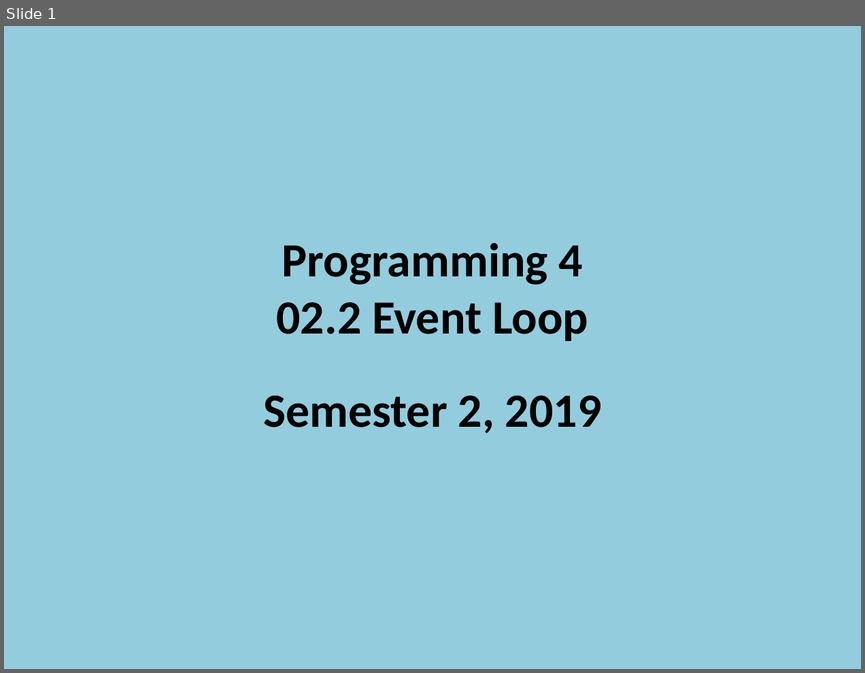
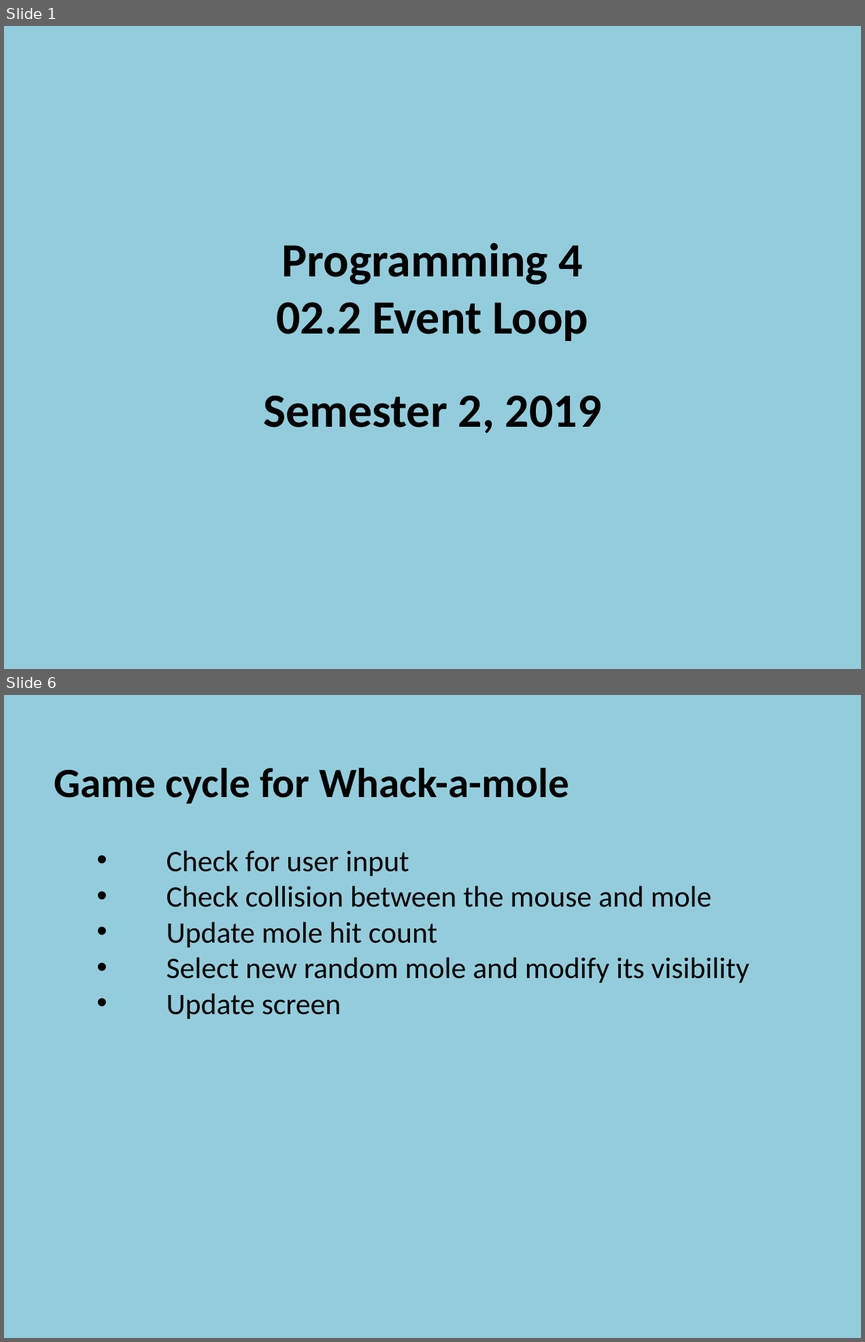
Before and after one commit to szetko/course-materials, a slide deck: Programming 4/02.2 Event Loops/02.2 Event Loops.pptx. Shown one above the other, each under a label of ours: slide 1 before the commit, slides 1 and 6 after it; the slides between them are not shown. The pictures are 865x673 and 865x1342 pixels, drawn with LibreOffice and Linux fonts; fonts in the diff are those of the drawing. Boxes give left, top, right and bottom in pixels: in the first picture for what was removed or moved away, otherwise in the second. Text is boxed around its words. In the diff, an @@ line names an element or a change of style, - is before the commit and + after.

```diff
--- a/Programming 4/02.2 Event Loops/02.2 Event Loops.pptx
+++ b/Programming 4/02.2 Event Loops/02.2 Event Loops.pptx
@@ slide 6 added at <box>4,695,861,1338</box>, background #93CDDD @@
@@ text added at <box>54,768,749,1019</box>, 25 pt, text #000000 @@
+  Game cycle for Whack-a-mole
+    • Check for user input
+    • Check collision between the mouse and mole
+    • Update mole hit count
+    • Select new random mole and modify its visibility
+    • Update screen
```
Also in this commit, not shown: 4 slides changed, 17 other slides added, 21 slides removed, 2 other files.
